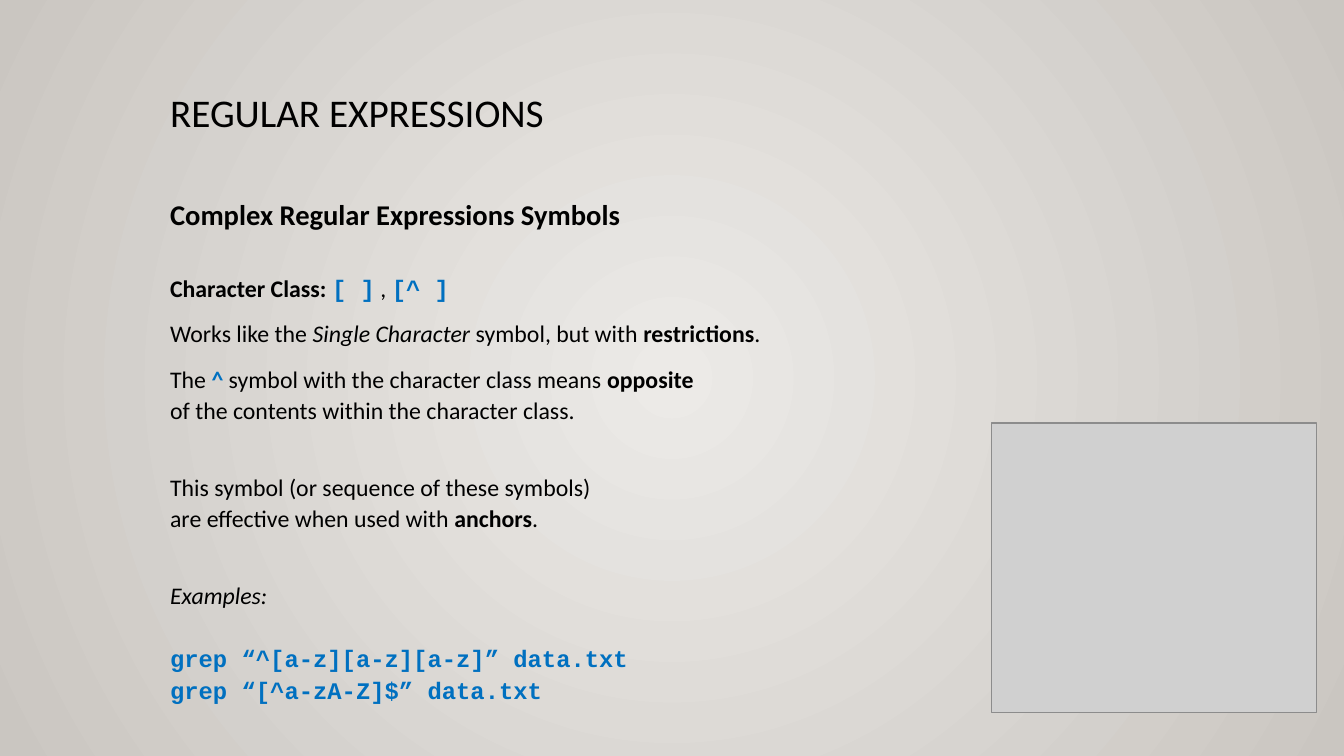
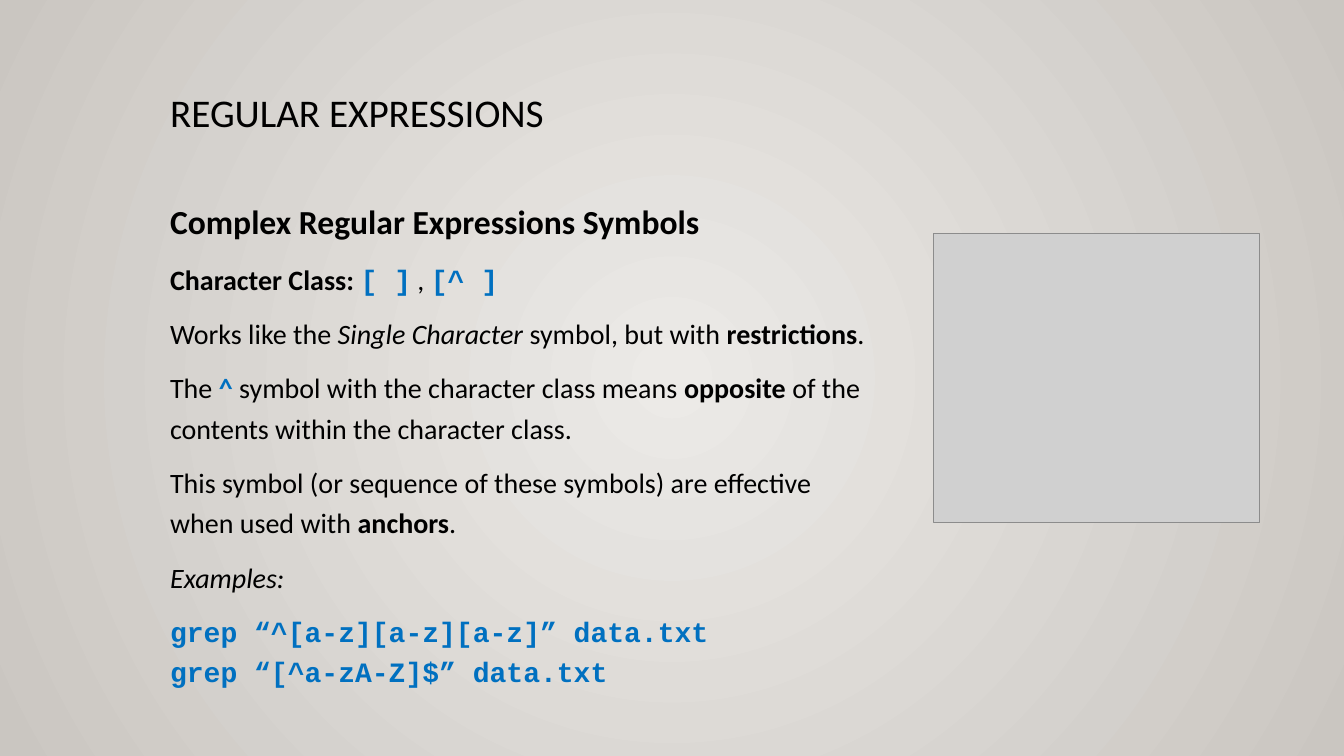
Before and after one commit to ULI101/slides, a slide deck: slide 13 of ULI101-9.1.pptx. Drawn at 1344x756 pixels with LibreOffice and Linux fonts; fonts in the diff are those of the drawing; grey boxes stand for pictures. Boxes give left, top, right and bottom in pixels: in the first picture for what was removed or moved away, otherwise in the second. Text is boxed around its words. In the diff, an @@ line names an element or a change of style, - is before the commit and + after.

```diff
--- a/ULI101-9.1.pptx
+++ b/ULI101-9.1.pptx
@@ text at (170,210,865,534): size 20.4 to 24 pt in "Complex Regular Expressions Symbols"; size 17 to 20 pt in "Character Class: [ ] , [^ ]", "Works like the Single Character symbol, but ...", "The ^ symbol with the character class ...", "This symbol (or sequence of these symbols) ..."; line spacing 1.1 to 1.2 @@
@@ picture: place and size @@
-picture at (991,423,1317,713)
+picture at (934,233,1259,522)
@@ text at (170,568,709,688): text changed; size 17 to 20 pt @@
-Examples:
-grep “^[a-z][a-z][a-z]” data.txt
-grep “[^a-zA-Z]$” data.txt
+Examples:
+grep “^[a-z][a-z][a-z]” data.txt
+grep “[^a-zA-Z]$” data.txt
```
Also in this commit, not shown: 11 other slides changed, 2 other files.
